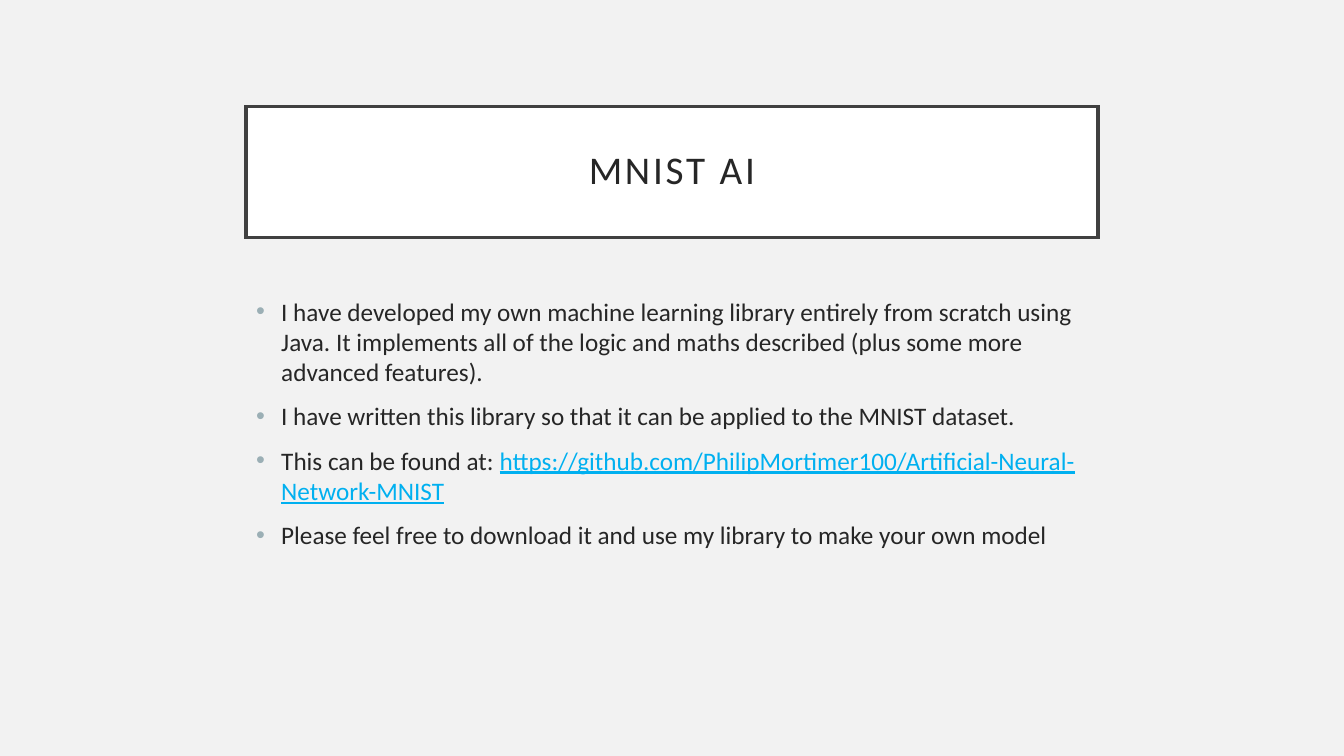
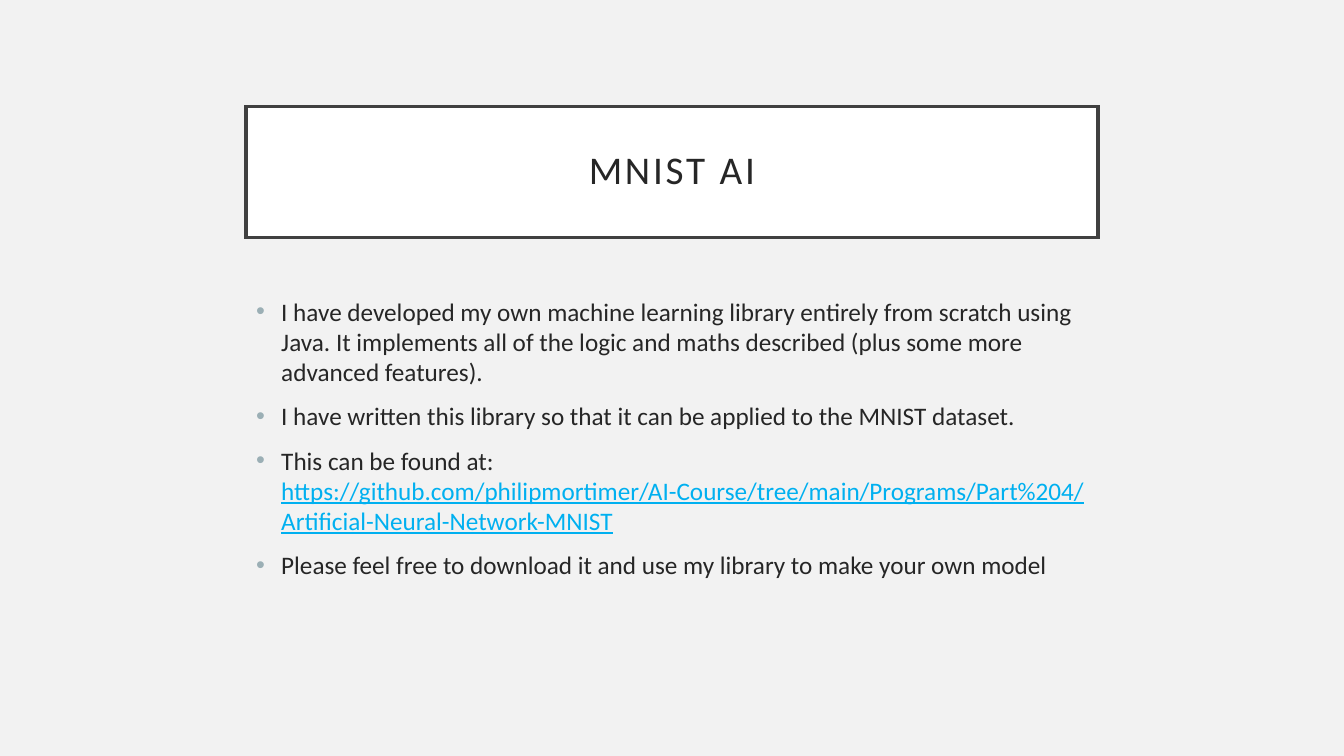
Before and after one commit to philipmortimer/AI-Course, a slide deck: slide 47 of Slides/AI Part 4.pptx. Drawn at 1344x756 pixels with LibreOffice and Linux fonts; fonts in the diff are those of the drawing. Boxes give left, top, right and bottom in pixels: in the first picture for what was removed or moved away, otherwise in the second. Text is boxed around its words. In the diff, an @@ line names an element or a change of style, - is before the commit and + after.

```diff
--- a/Slides/AI Part 4.pptx
+++ b/Slides/AI Part 4.pptx
@@ text at <box>281,452,1083,534</box>: text changed @@
-• This can be found at: https://github.com/PhilipMortimer100/Artificial-Neural-Network-MNIST
+• This can be found at: https://github.com/philipmortimer/AI-Course/tree/main/Programs/Part%204/Artificial-Neural-Network-MNIST
```
Also in this commit, not shown: 5 other files.
